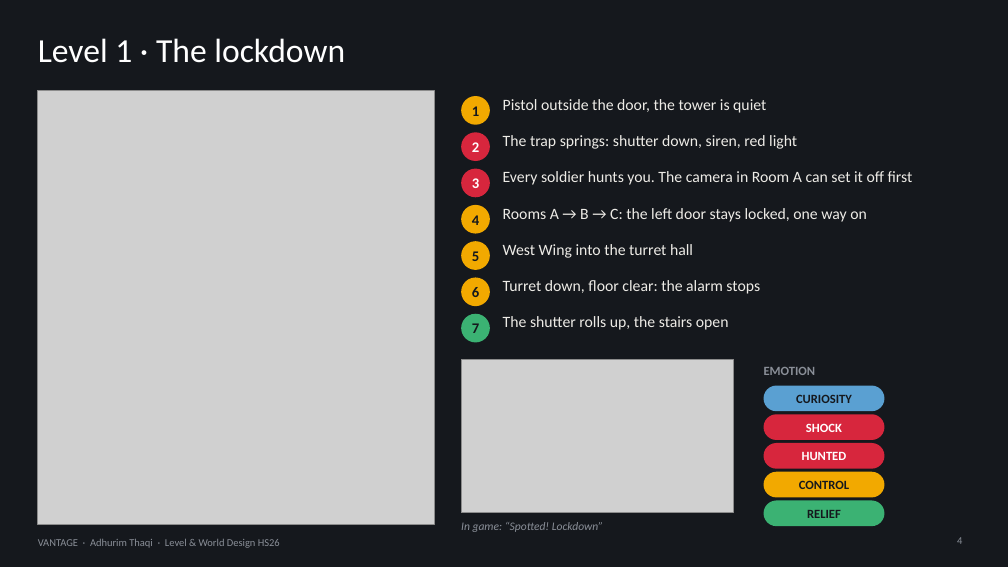
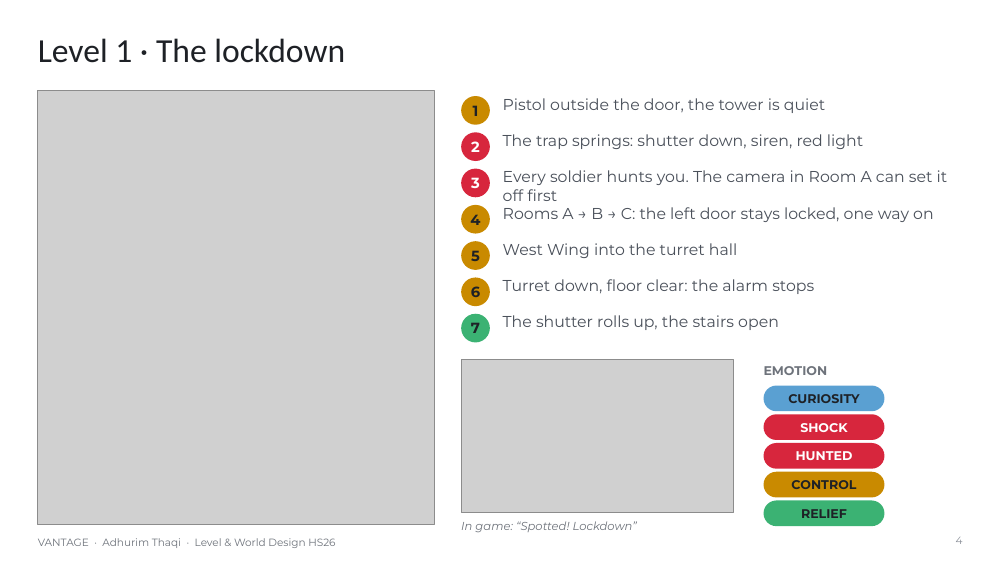
Before and after one commit to AdhurimThaqi/vantage-level-world-design, a slide deck: slide 4 of PaperDocumentation-/Presentation/VANTAGE_Presentation.pptx. Drawn at 1008x567 pixels with LibreOffice and Linux fonts; fonts in the diff are those of the drawing; grey boxes stand for pictures. Boxes give left, top, right and bottom in pixels: in the first picture for what was removed or moved away, otherwise in the second. Text is boxed around its words. In the diff, an @@ line names an element or a change of style, - is before the commit and + after.

```diff
--- a/PaperDocumentation-/Presentation/VANTAGE_Presentation.pptx
+++ b/PaperDocumentation-/Presentation/VANTAGE_Presentation.pptx
@@ background #15181D to #FFFFFF @@
@@ title "Level 1 · The lockdown" at [38, 38, 345, 63]: text colour #FFFFFF to #1E2126 @@
@@ font Calibri to Montserrat, text colour #EDEBE6 to #4A505A in 7 elements at [503, 98, 825, 113], [503, 134, 863, 149], [503, 170, 948, 201], [503, 207, 934, 222], [503, 243, 737, 258], [503, 279, 814, 294], [503, 315, 779, 330] @@
@@ font Calibri to Montserrat, text colour #15181D to #1E2126; fill #F2A900 to #C98A00 in 5 elements at [461, 96, 490, 125], [461, 205, 490, 234], [461, 241, 490, 270], [461, 278, 490, 306], [764, 472, 885, 498] @@
@@ font Calibri to Montserrat, text colour #15181D to #1E2126 in 3 elements at [461, 314, 490, 343], [764, 386, 885, 411], [764, 501, 885, 526] @@
@@ font Calibri to Montserrat, text colour #8A8F98 to #6E737B in 3 elements at [461, 521, 637, 532], [764, 366, 828, 375], [38, 538, 335, 548] @@
@@ font Calibri to Montserrat in 5 elements at [461, 132, 490, 161], [461, 169, 490, 197], [764, 414, 885, 440], [764, 443, 885, 469], [956, 537, 963, 544] @@
```
Also in this commit, not shown: 8 other slides changed, 1 other file.
